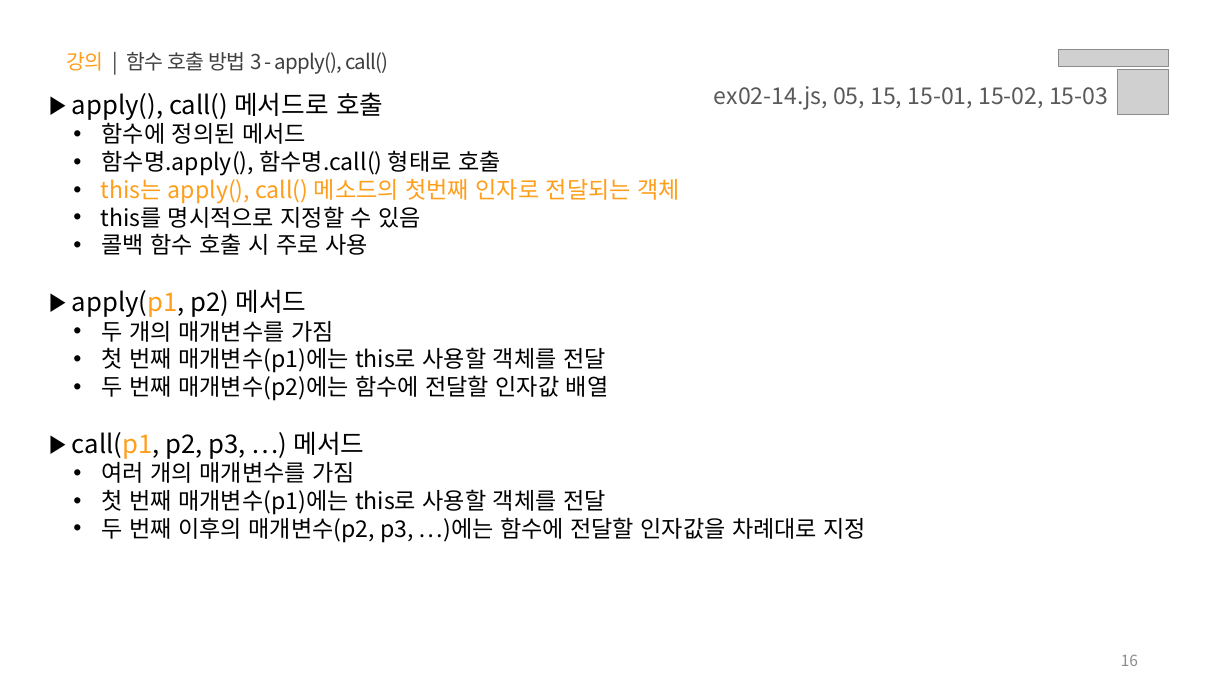
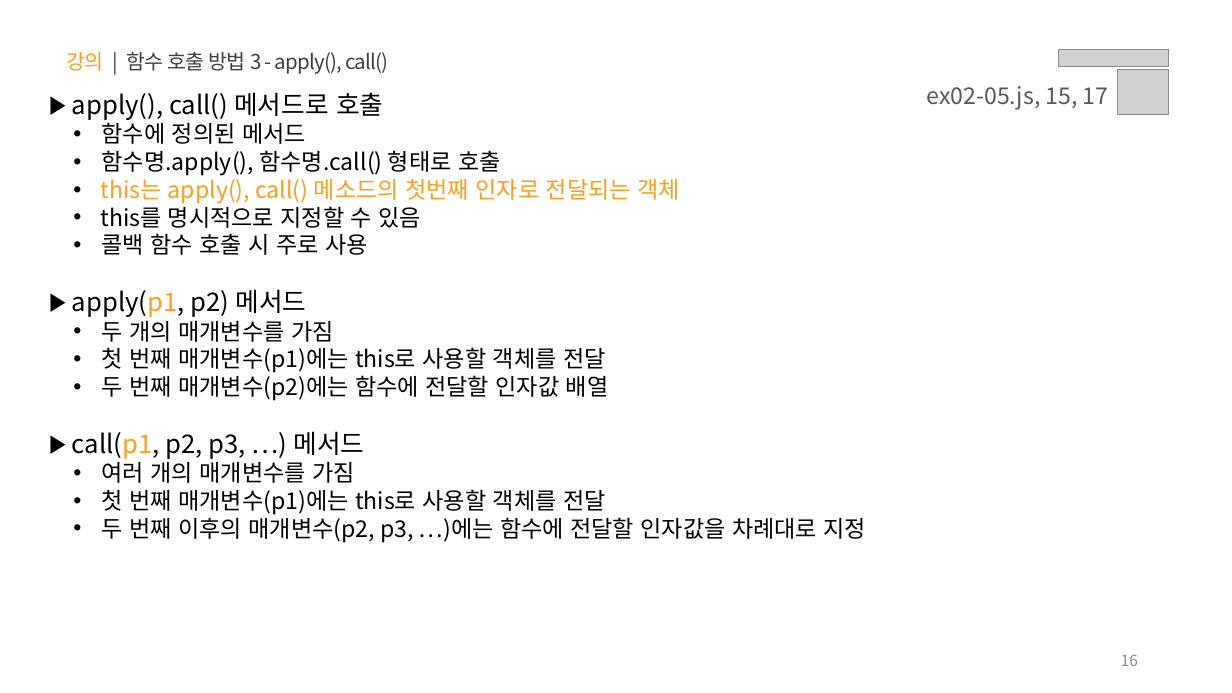
Before and after one commit to yebin-jeong/learn-js, a slide deck: slide 16 of PPT/02.자바스크립트 - 함수.pptx. Drawn at 1232x693 pixels with LibreOffice and Linux fonts; fonts in the diff are those of the drawing; grey boxes stand for pictures. Boxes give left, top, right and bottom in pixels: in the first picture for what was removed or moved away, otherwise in the second. Text is boxed around its words. In the diff, an @@ line names an element or a change of style, - is before the commit and + after.

```diff
--- a/PPT/02.자바스크립트 - 함수.pptx
+++ b/PPT/02.자바스크립트 - 함수.pptx
@@ text at <box>927,86,1109,110</box>: text changed @@
-ex02-14.js, 05, 15, 15-01, 15-02, 15-03
+ex02-05.js, 15, 17
```
Also in this commit, not shown: 11 other slides changed.
